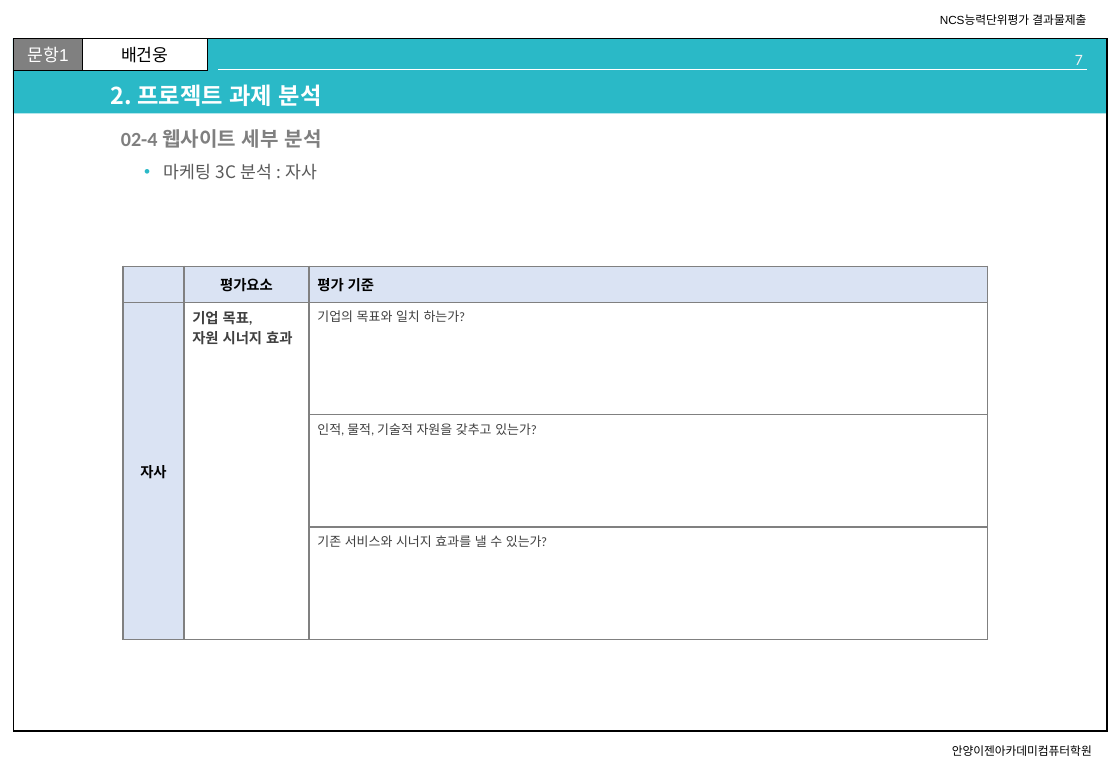
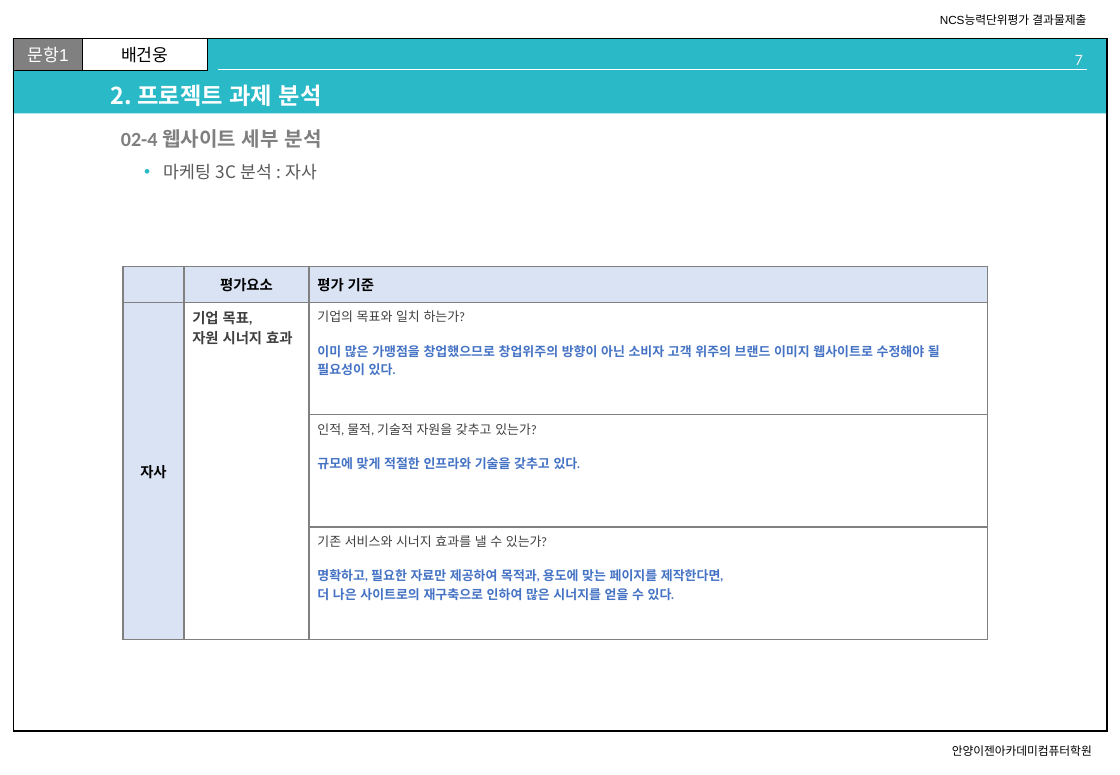
Before and after one commit to 100won-yes/100won_yes, a slide deck: slide 7 of d_homework/n_01_UIUX요구분석_제출양식.pptx. Drawn at 1120x775 pixels with LibreOffice and Linux fonts; fonts in the diff are those of the drawing. Boxes give left, top, right and bottom in pixels: in the first picture for what was removed or moved away, otherwise in the second. Text is boxed around its words. In the diff, an @@ line names an element or a change of style, - is before the commit and + after.

```diff
--- a/d_homework/n_01_UIUX요구분석_제출양식.pptx
+++ b/d_homework/n_01_UIUX요구분석_제출양식.pptx
@@ table at [123,267,989,640] @@
-row 2, column 3: 기업의 목표와 일치 하는가?
+row 2, column 3: 기업의 목표와 일치 하는가? / 이미 많은 가맹점을 창업했으므로 창업위주의 방향이 아닌 소비자 고객 위주의 브랜드 이미지 웹사이트로 수정해야 될 필요성이 있다.
-row 3, column 3: 인적, 물적, 기술적 자원을 갖추고 있는가?
+row 3, column 3: 인적, 물적, 기술적 자원을 갖추고 있는가? / 규모에 맞게 적절한 인프라와 기술을 갖추고 있다.
-row 4, column 3: 기존 서비스와 시너지 효과를 낼 수 있는가?
+row 4, column 3: 기존 서비스와 시너지 효과를 낼 수 있는가? / 명확하고, 필요한 자료만 제공하여 목적과, 용도에 맞는 페이지를 제작한다면, 더 나은 사이트로의 재구축으로 인하여 많은 시너지를 얻을 수 있다.
```
Also in this commit, not shown: 15 other slides changed, 4 other files.
